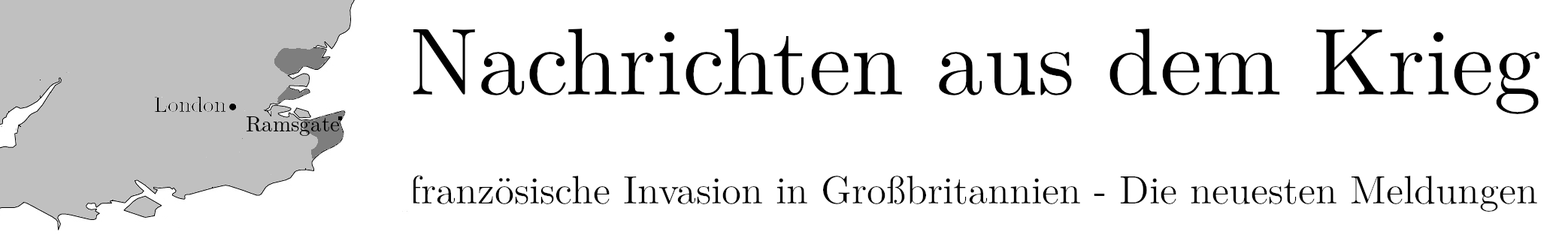
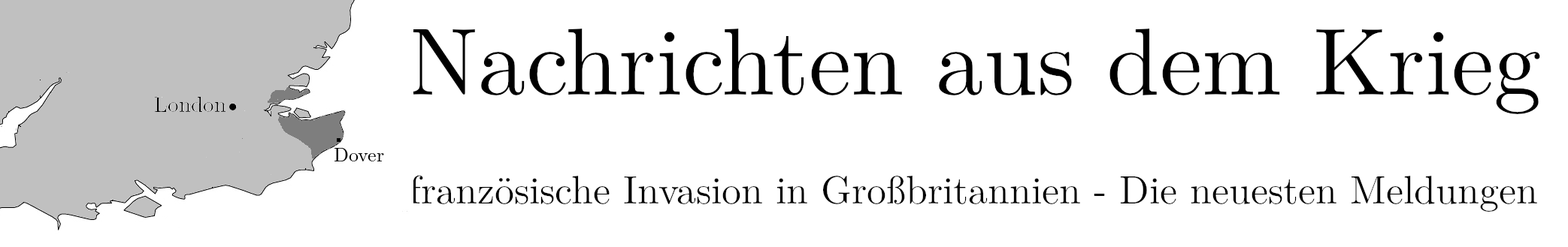
Revision of a layered (1568, 247) image; what changed, layer by layer:
showed "Dover" over [left=333, top=138, right=385, bottom=162]
hid "Ramsgate" over [left=246, top=116, right=343, bottom=137]
added layer "13Juli" above "9Juli" over [left=267, top=90, right=346, bottom=159]
hid "9Juli" over [left=274, top=48, right=346, bottom=159]
